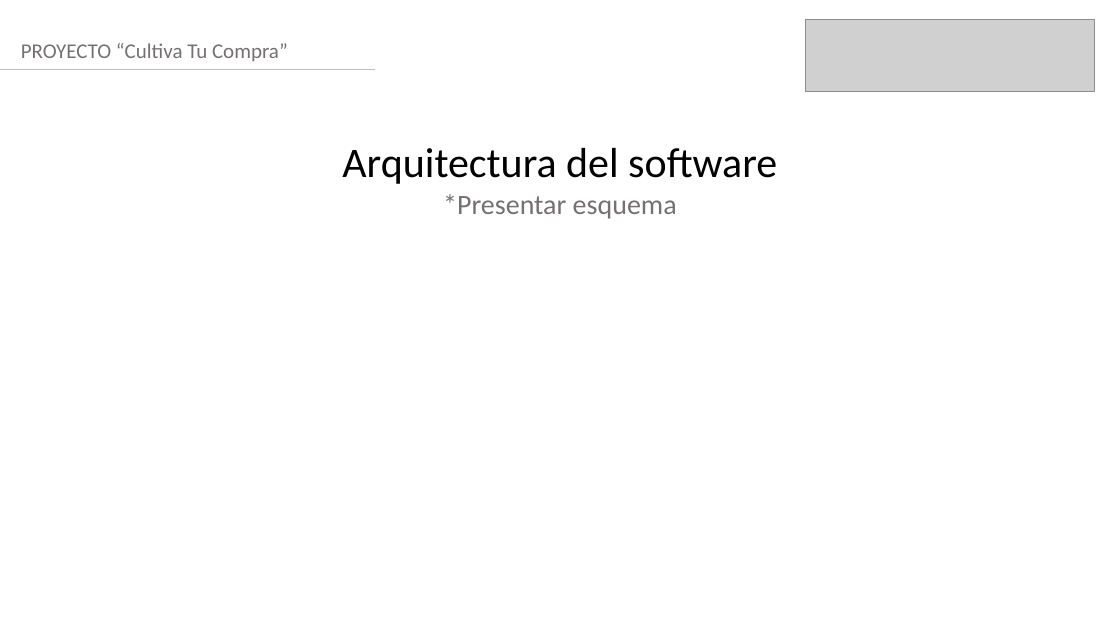
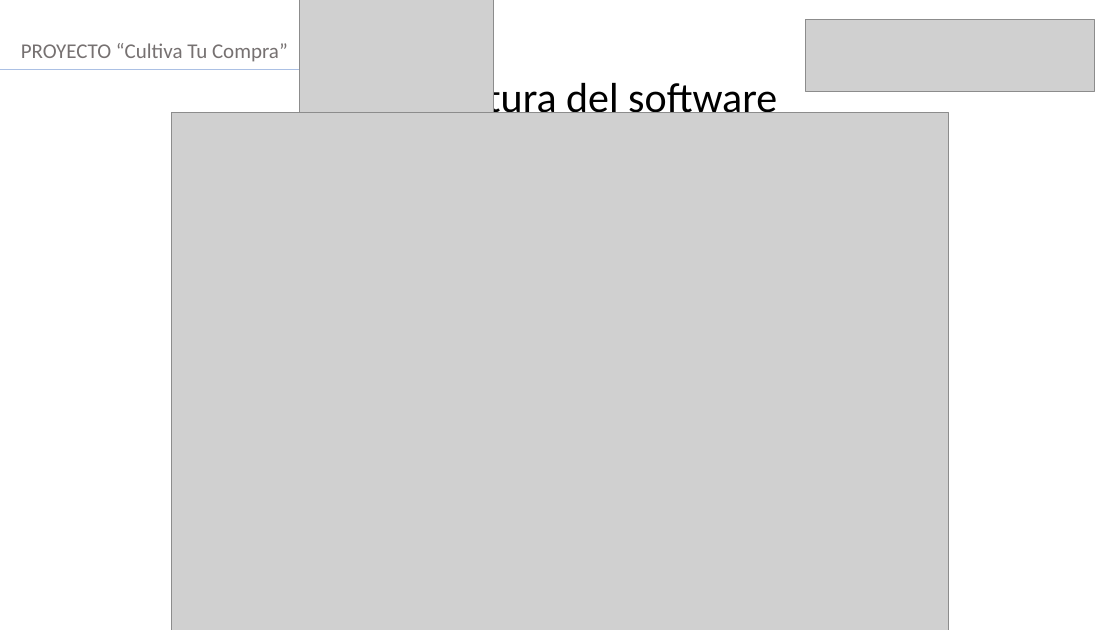
Before and after one commit to VichRo2005/cultiva_tu_compra, a slide deck: slide 9 of Fase 3/Evidencias Grupales/Formato Presentación final.pptx (slide 8 before the commit). Drawn at 1120x630 pixels with LibreOffice and Linux fonts; fonts in the diff are those of the drawing; grey boxes stand for pictures. Boxes give left, top, right and bottom in pixels: in the first picture for what was removed or moved away, otherwise in the second. Text is boxed around its words. In the diff, an @@ line names an element or a change of style, - is before the commit and + after.

```diff
--- a/Fase 3/Evidencias Grupales/Formato Presentación final.pptx
+++ b/Fase 3/Evidencias Grupales/Formato Presentación final.pptx
@@ picture added at box(299, 0, 493, 148) @@
@@ text "Arquitectura del software": place and size @@
-text "Arquitectura del software" at box(342, 148, 777, 219)
+text "Arquitectura del software" at box(342, 78, 777, 123)
@@ picture added at box(171, 113, 949, 630) @@
@@ text at box(443, 194, 677, 219): paragraph removed @@
-*Presentar esquema
```
Also in this commit, not shown: 9 other slides changed, 1 slide added.
